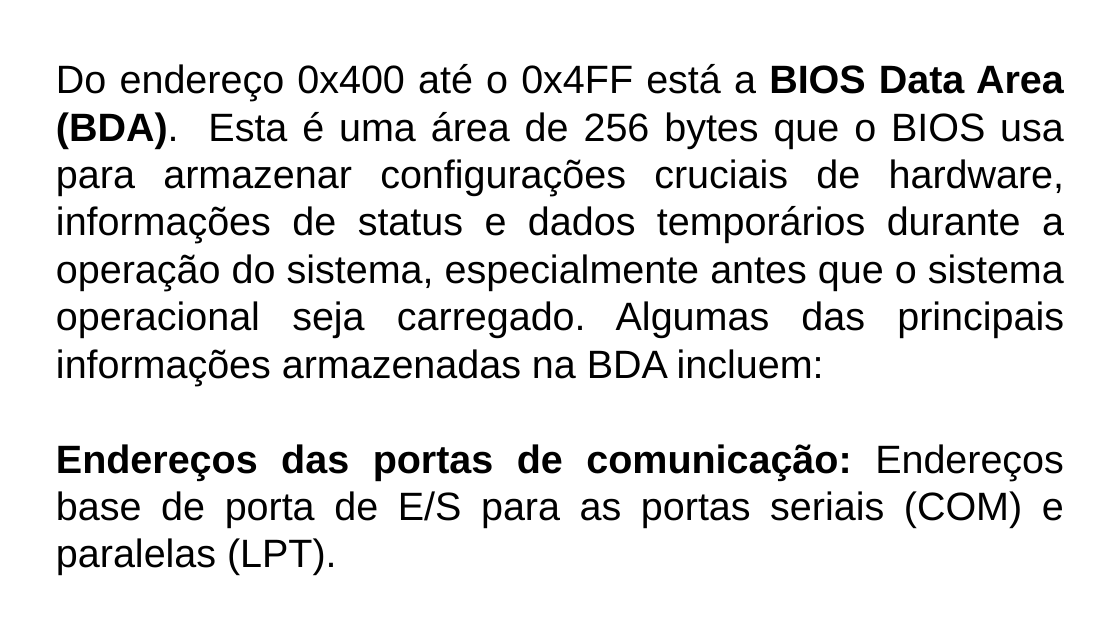
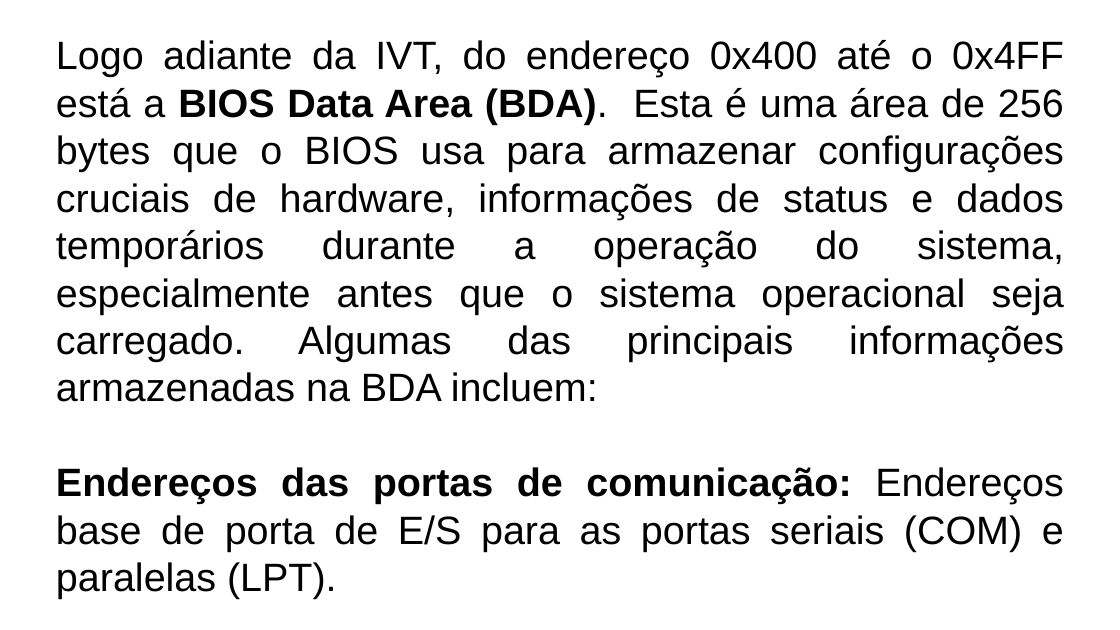
Before and after one commit to LeandroApAlmeida/Bootloader, a slide deck: slide 27 of doc/Fakenix.odp. Drawn at 1120x630 pixels with LibreOffice and Linux fonts; fonts in the diff are those of the drawing. Boxes give left, top, right and bottom in pixels: in the first picture for what was removed or moved away, otherwise in the second. Text is boxed around its words. In the diff, an @@ line names an element or a change of style, - is before the commit and + after.

```diff
--- a/doc/Fakenix.odp
+++ b/doc/Fakenix.odp
@@ text at (56, 40, 1064, 402): text changed @@
-Do endereço 0x400 até o 0x4FF está a BIOS Data Area (BDA). Esta é uma área de 256 bytes que o BIOS usa para armazenar configurações cruciais de hardware, informações de status e dados temporários durante a operação do sistema, especialmente antes que o sistema operacional seja carregado. Algumas das principais informações armazenadas na BDA incluem:
+Logo adiante da IVT, do endereço 0x400 até o 0x4FF está a BIOS Data Area (BDA). Esta é uma área de 256 bytes que o BIOS usa para armazenar configurações cruciais de hardware, informações de status e dados temporários durante a operação do sistema, especialmente antes que o sistema operacional seja carregado. Algumas das principais informações armazenadas na BDA incluem:
```
Also in this commit, not shown: 9 other slides changed, 1 other file.
